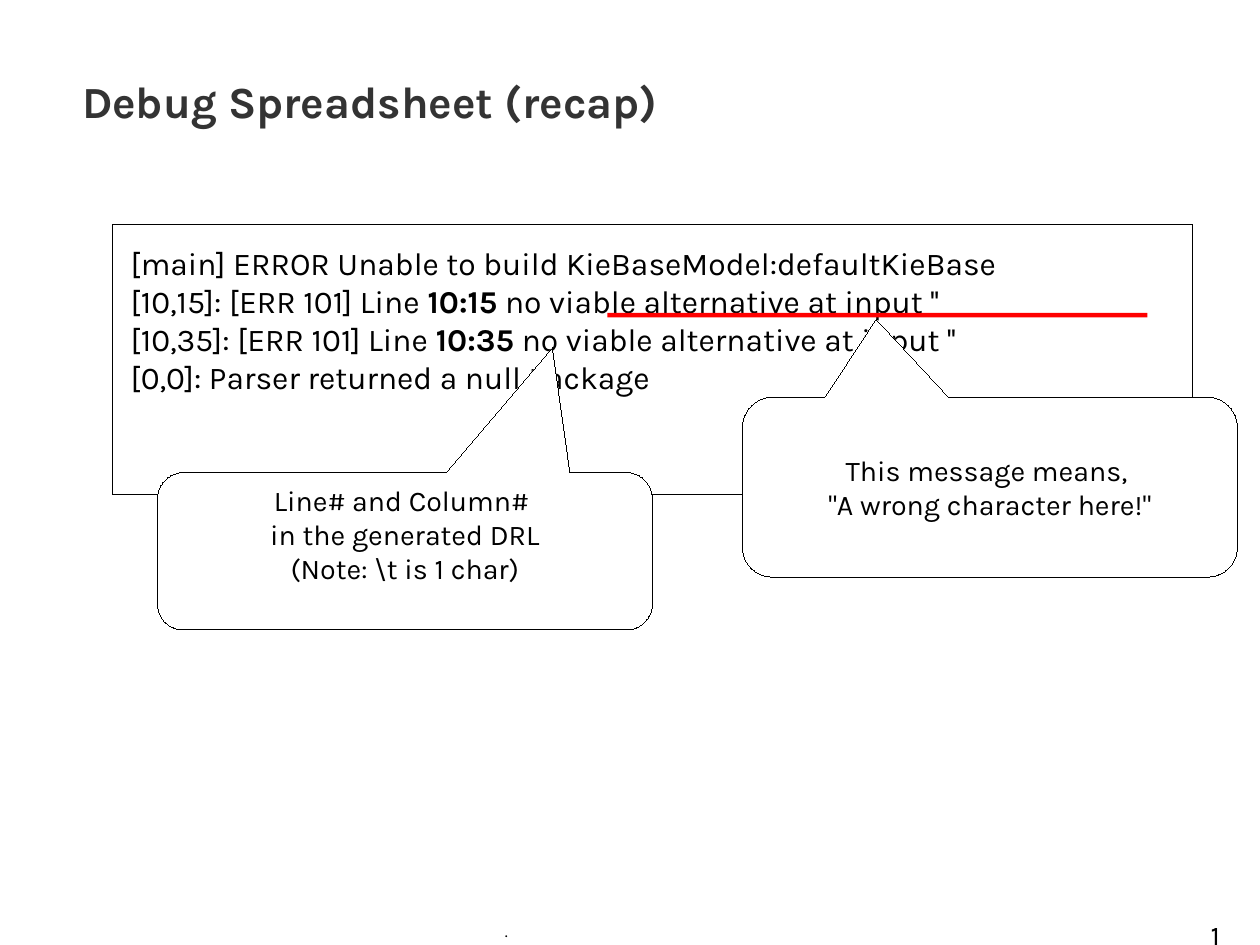
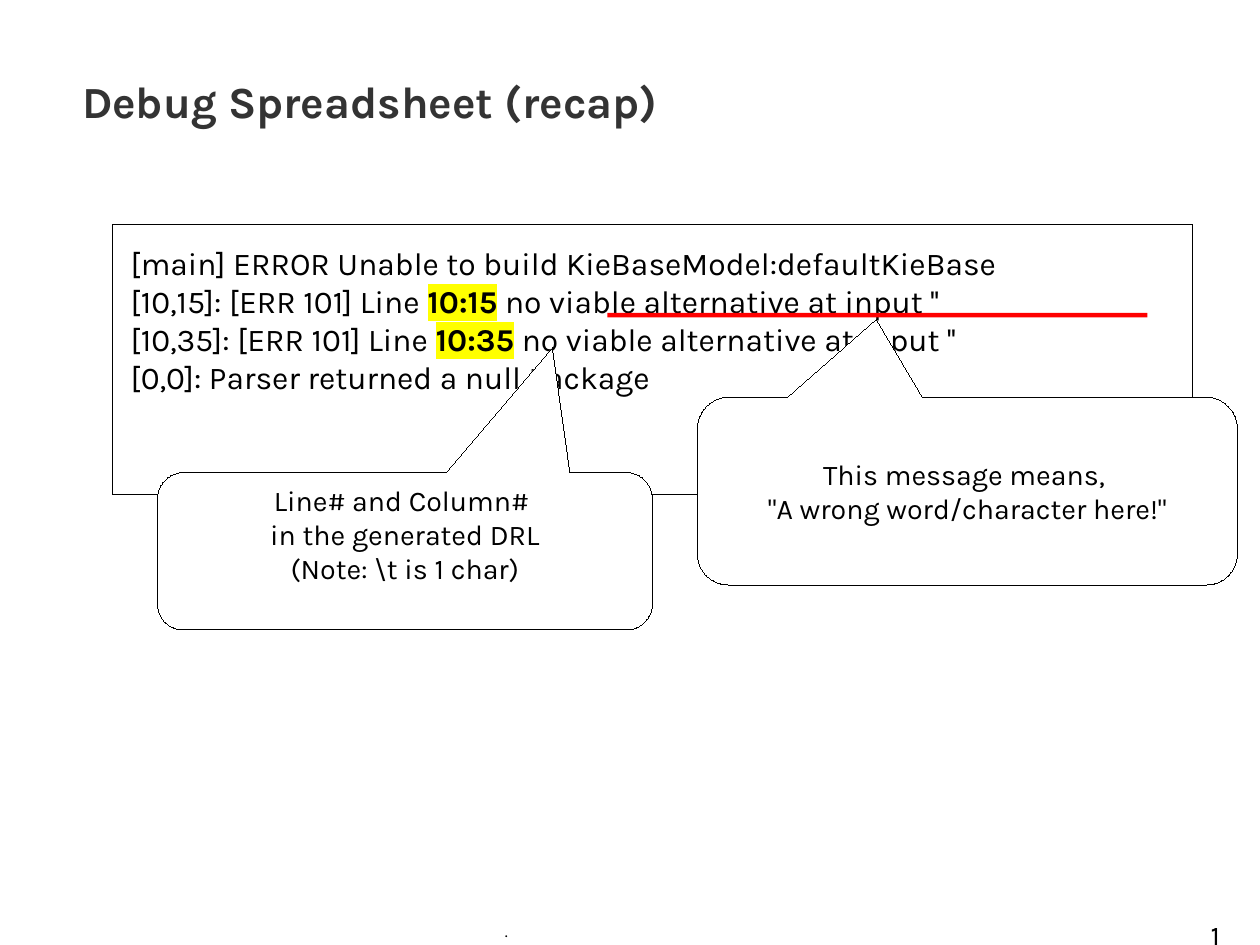
Before and after one commit to tkobayas/kie-live, a slide deck: slide 12 of 2021_Drools_trouble_shooting.odp. Drawn at 1260x945 pixels with LibreOffice and Linux fonts; fonts in the diff are those of the drawing; background and template pictures are left out. Boxes give left, top, right and bottom in pixels: in the first picture for what was removed or moved away, otherwise in the second. Text is boxed around its words. In the diff, an @@ line names an element or a change of style, - is before the commit and + after.

```diff
--- a/2021_Drools_trouble_shooting.odp
+++ b/2021_Drools_trouble_shooting.odp
@@ text in rectangle at (131,284,939,358): highlight none to #FFFF00 in "10:15", "10:35" @@
@@ rounded speech box "This message means,": place and size @@
-rounded speech box "This message means," at (743,397,1238,576)
+rounded speech box "This message means," at (697,397,1237,584)
@@ rounded speech box "This message means," at (697,397,1237,584): proportions changed @@
@@ text in rounded speech box at (768,498,1166,526): text changed @@
-"A wrong character here!"
+"A wrong word/character here!"
```
Also in this commit, not shown: 7 other slides changed, 1 slide added, 30 other files.
